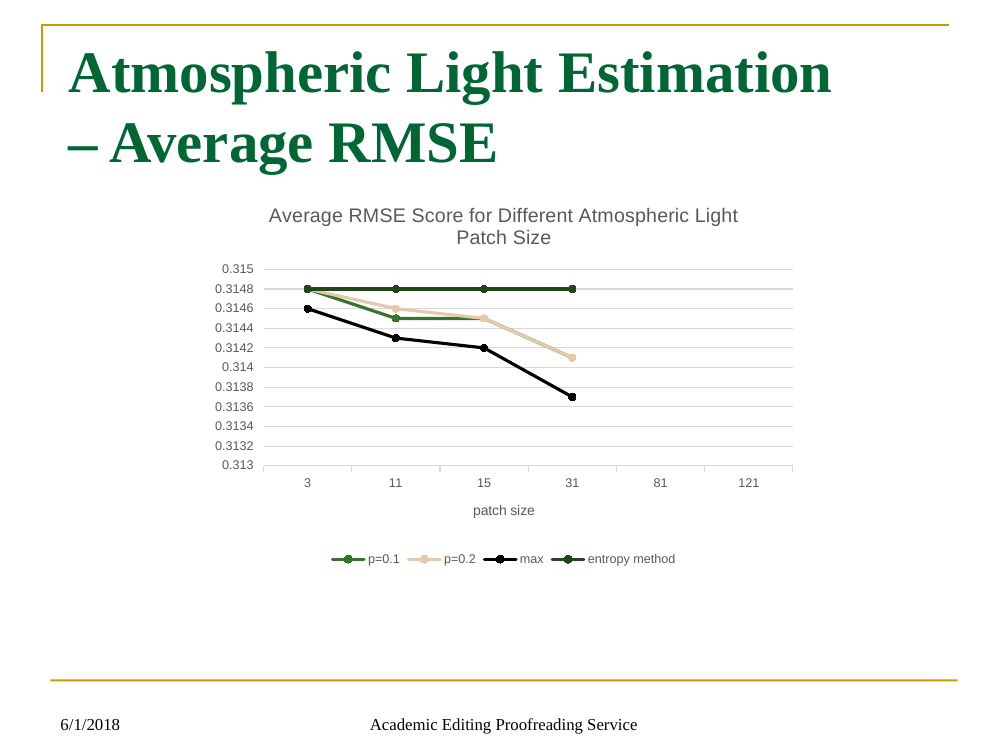
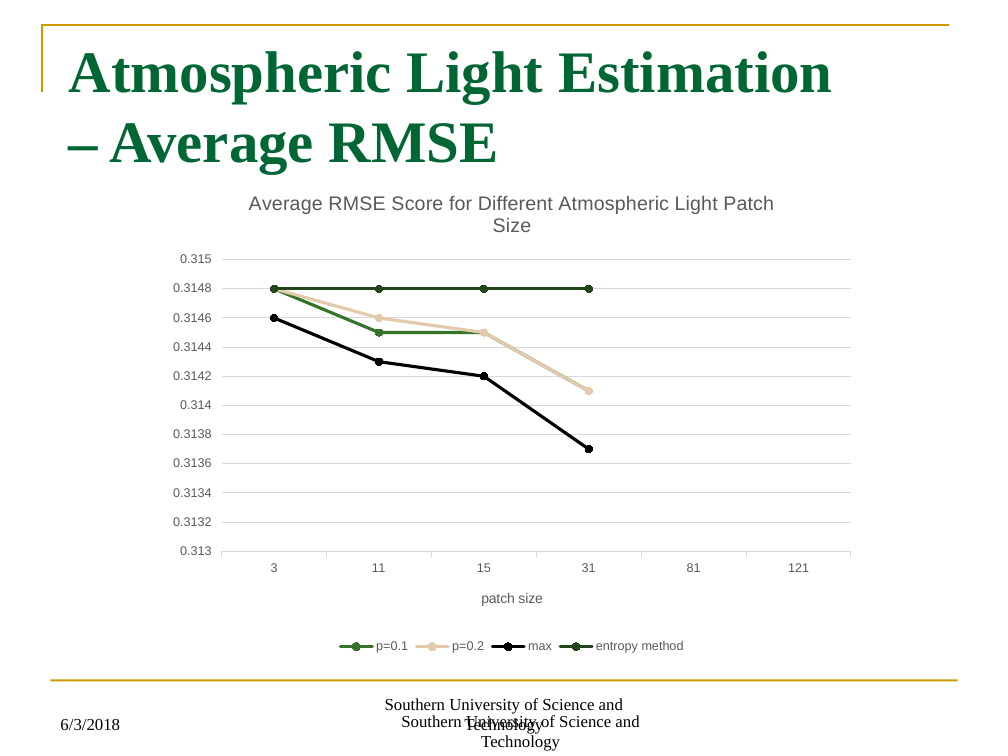
Before and after one commit to CharlesThaCat/Image-Haze-Removal-using-Dark-Channel-Prior, a slide deck: slide 24 of Image Haze Removal Using Dark Channel Prior.pptx (slide 25 before the commit). Drawn at 1008x756 pixels with LibreOffice and Linux fonts; fonts in the diff are those of the drawing. Boxes give left, top, right and bottom in pixels: in the first picture for what was removed or moved away, otherwise in the second. Text is boxed around its words. In the diff, an @@ line names an element or a change of style, - is before the commit and + after.

```diff
--- a/Image Haze Removal Using Dark Channel Prior.pptx
+++ b/Image Haze Removal Using Dark Channel Prior.pptx
@@ line chart: place and size @@
-line chart at (203, 185, 804, 571)
+line chart at (159, 171, 865, 658)
@@ text at (60, 719, 120, 730): text changed @@
-6/1/2018
+6/3/2018
@@ text at (385, 698, 623, 734): text changed @@
-Academic Editing Proofreading Service
+Southern University of Science and Technology
@@ text added at (401, 713, 639, 751), 12 pt, text #000000 @@
+Southern University of Science and Technology
```
Also in this commit, not shown: 24 other slides changed, 1 slide removed, 3 other files.
